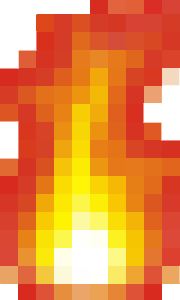
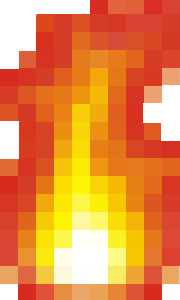
Revision of a layered w=180, h=300 image; what changed, layer by layer:
hid "레이어 5", moved it above "레이어 4 사본 2", painted on it over box(0, 31, 180, 159)
removed layer "레이어 2" over box(0, 31, 180, 159)
painted on "레이어 4" over box(0, 31, 180, 159)
